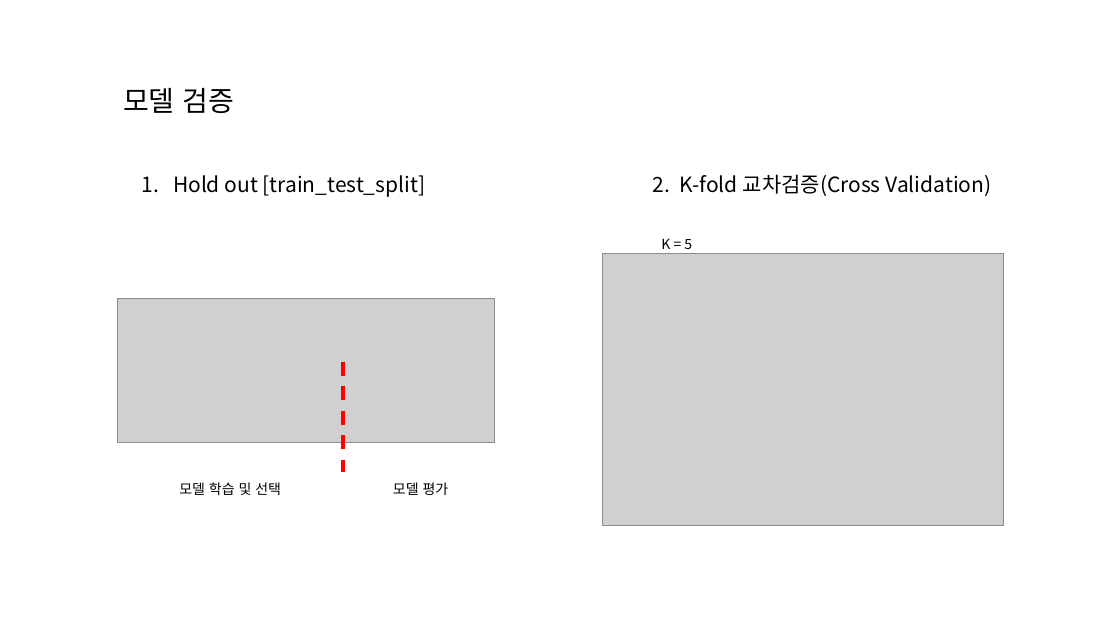
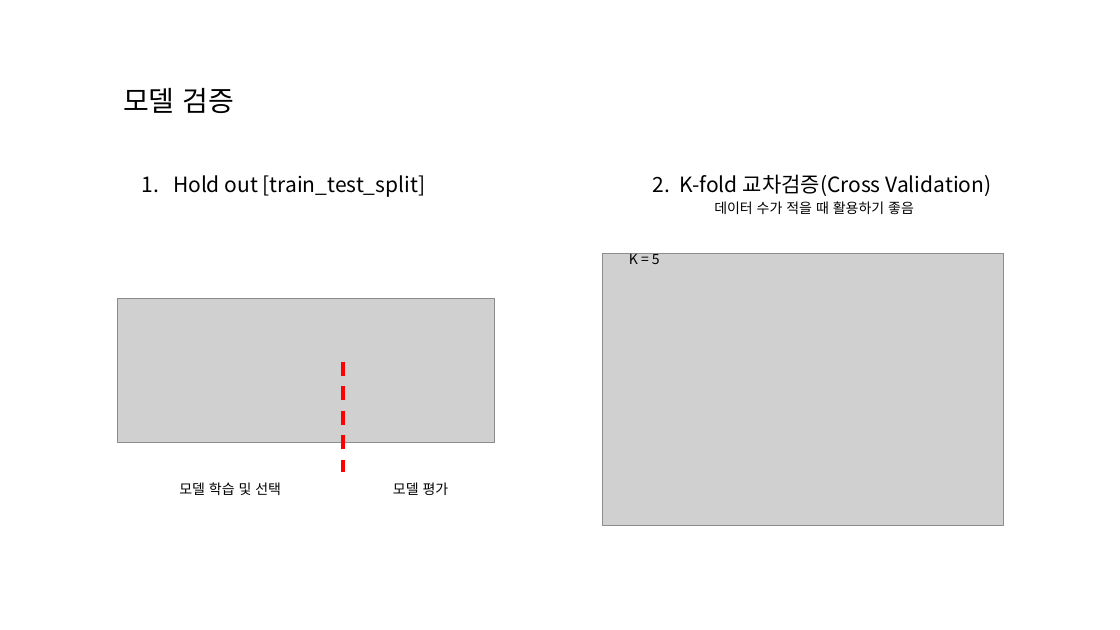
Before and after one commit to lsj7087/22.09-23.08_Baf_Management, a slide deck: slide 5 of 220924_session3/220924_세션3_모델평가_하이퍼파라미터튜닝.pptx. Drawn at 1120x630 pixels with LibreOffice and Linux fonts; fonts in the diff are those of the drawing; grey boxes stand for pictures; background and template pictures are left out. Boxes give left, top, right and bottom in pixels: in the first picture for what was removed or moved away, otherwise in the second. Text is boxed around its words. In the diff, an @@ line names an element or a change of style, - is before the commit and + after.

```diff
--- a/220924_session3/220924_세션3_모델평가_하이퍼파라미터튜닝.pptx
+++ b/220924_session3/220924_세션3_모델평가_하이퍼파라미터튜닝.pptx
@@ text added at [714, 201, 914, 214], 12 pt, text #000000 @@
+데이터 수가 적을 때 활용하기 좋음
@@ text "K = 5": place and size @@
-text "K = 5" at [661, 238, 692, 249]
+text "K = 5" at [629, 251, 660, 264]
```
Also in this commit, not shown: 2 other slides changed, 1 slide added, 1 other file.
